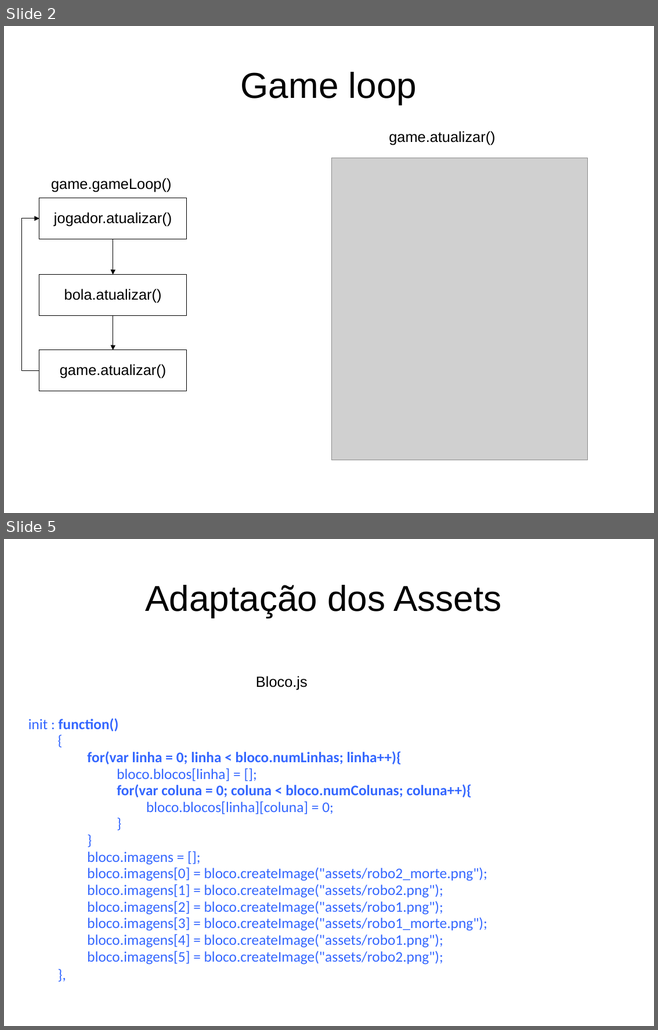
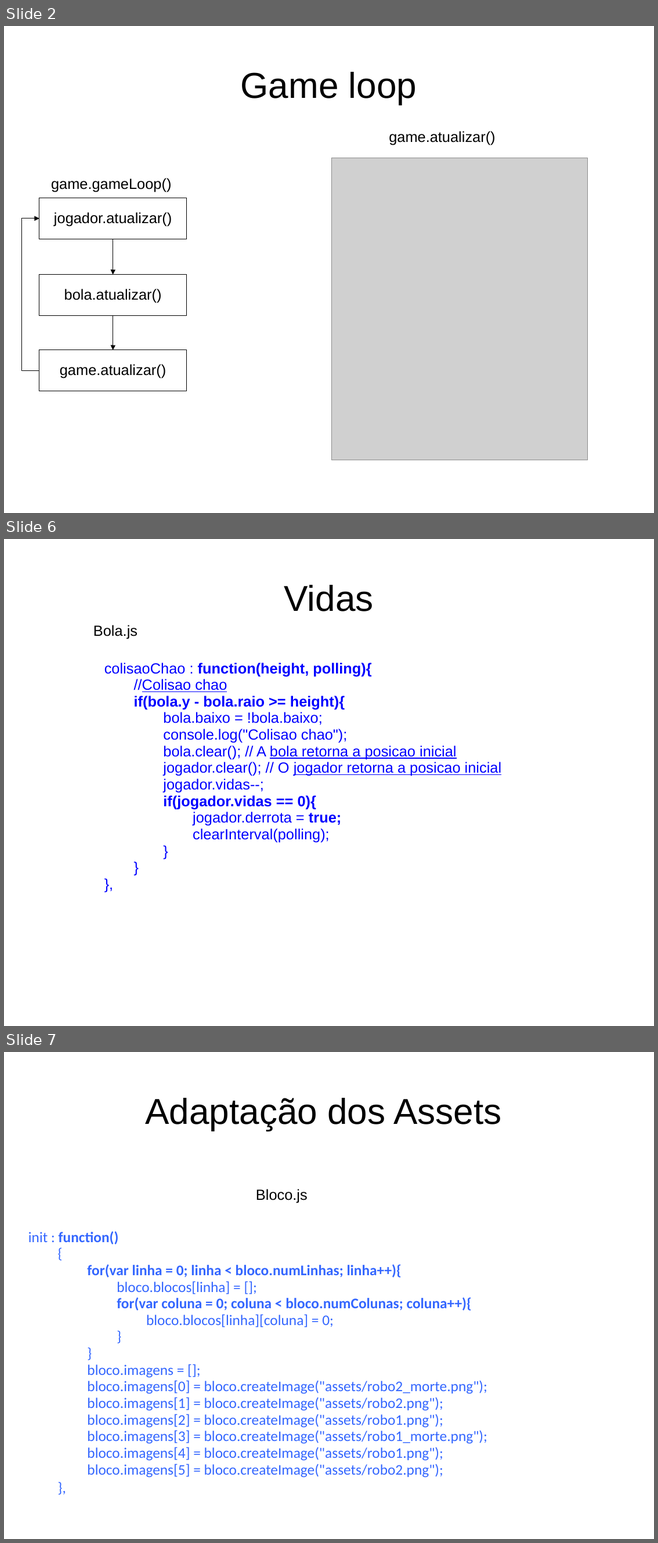
Before and after one commit to jucimarjr/posueagames, a slide deck: brunorichele/breakout/apres/breakout.ppt. Shown one above the other, each under a label of ours: slides 2 and 5 before the commit, slides 2, 6 and 7 after it; the slides between them are not shown. The pictures are 658x1030 and 658x1543 pixels, drawn with LibreOffice and Linux fonts; fonts in the diff are those of the drawing; grey boxes stand for pictures. Boxes give left, top, right and bottom in pixels: in the first picture for what was removed or moved away, otherwise in the second. Text is boxed around its words. In the diff, an @@ line names an element or a change of style, - is before the commit and + after.

```diff
--- a/brunorichele/breakout/apres/breakout.ppt
+++ b/brunorichele/breakout/apres/breakout.ppt
@@ slide 6 added at (4, 539, 654, 1026), background #FFFFFF @@
@@ title added at (284, 585, 373, 611), 44 pt, text #000000 @@
+Vidas
@@ text added at (93, 625, 137, 639), 18 pt, text #000000 @@
+Bola.js
@@ text added at (104, 663, 501, 842), 18 pt, text #0000FF @@
+colisaoChao : function(height, polling){
+//Colisao chao
+if(bola.y - bola.raio >= height){
+bola.baixo = !bola.baixo;
+console.log("Colisao chao");
+bola.clear(); // A bola retorna a posicao inicial
+jogador.clear(); // O jogador retorna a posicao inicial
+jogador.vidas--;
+if(jogador.vidas == 0){
+jogador.derrota = true;
+clearInterval(polling);
+}
+}
+},
@@ what was slide 5 is now slide 7 @@
```
Also in this commit, not shown: 1 slide changed, 1 other slide added.
